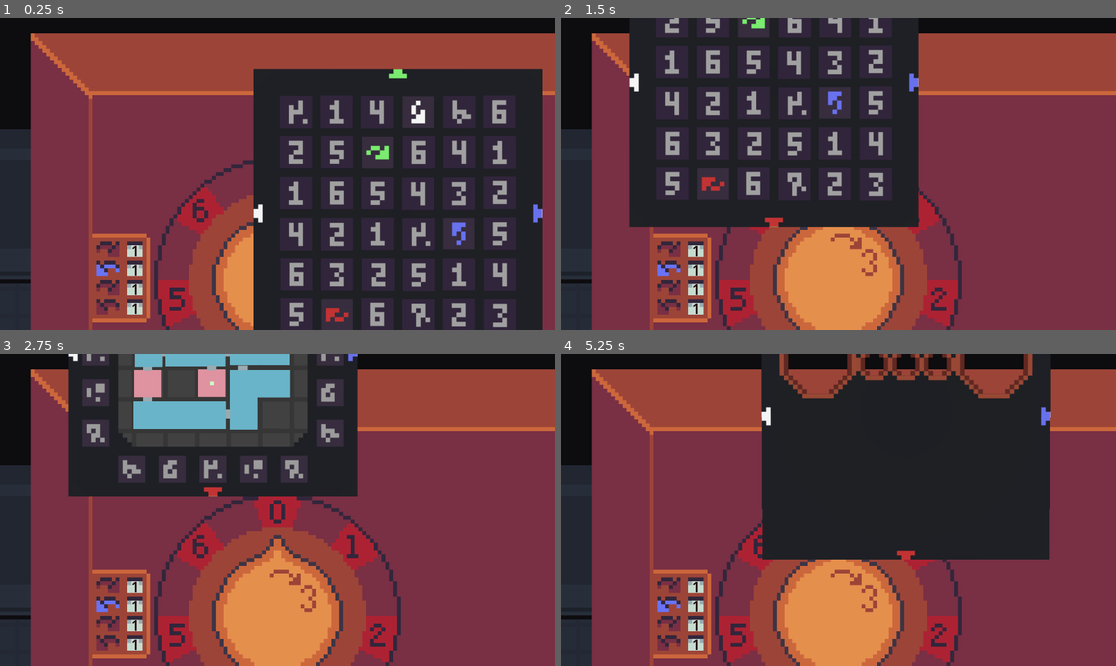
Above: before the commit, frames 1-4 (two rows, left to right).
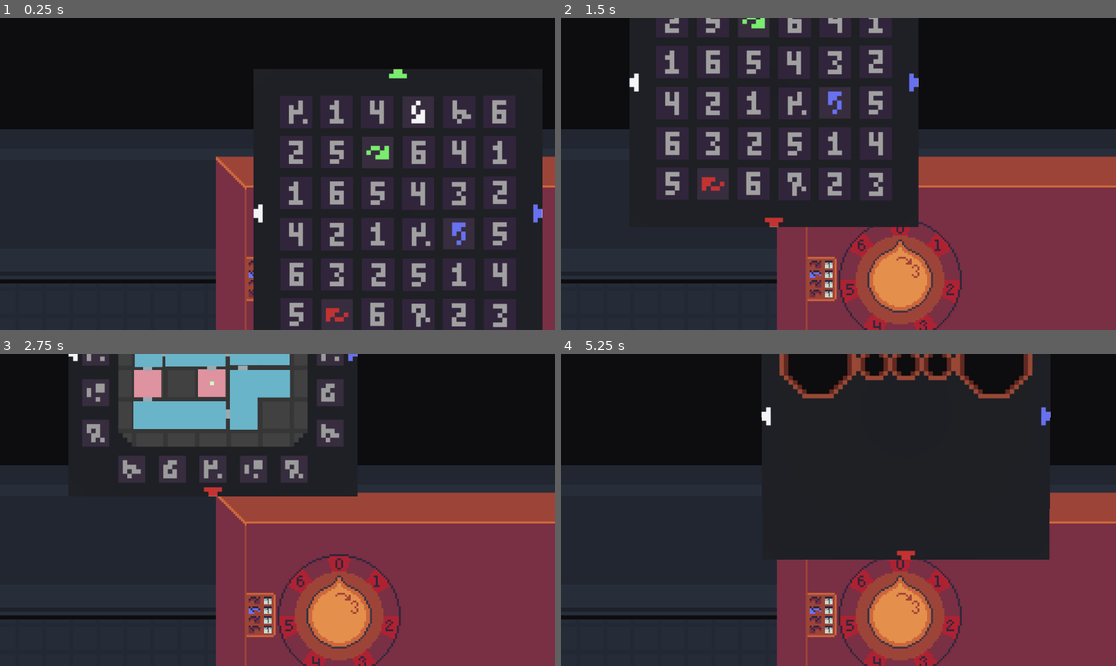
Above: after the commit, the same moments.

Repository: xill47/the-cube-game
Game: Godot game, scene res://main.tscn
Same seed, same stepped clock (60 frames per second), same inputs: the game is played once before the commit and once after it.
Inputs (mouse positions are in pixels of both pictures, inside the frame that each line leads up to):
- Up to frame 1 (0.25 s): no input
- Up to frame 2 (1.5 s): tap Enter at 0.5 s; drag from (1021, 276) to (838, 180) at 0.52 s; tap Space at 1.25 s; drag from (838, 280) to (838, 180) at 1.27 s
- Up to frame 3 (2.75 s): tap Enter at 2 s; move the mouse to (333, 441) at 2.02 s; hold D (move_right) from 2.03 s (still down); tap Q (rotate_ccw) at 2.1 s
- Up to frame 4 (5.25 s): release D (move_right) at 2.75 s; tap Space at 2.75, 4.25 s; drag from (810, 572) to (943, 634) at 2.77 s; tap Enter at 3.5 s; move the mouse to (1005, 556) at 3.52 s; press the mouse at (1005, 556) at 3.53 s; hold A (move_left) 3.53-4.25 s; release the mouse at (1005, 556) at 4.25 s; drag from (672, 463) to (916, 547) at 4.27 s; move the mouse to (866, 510) at 5.02 s; hold S (move_down) from 5.03 s (still down); hold Right mouse button (aim) from 5.03 s (still down); click (866, 510) at 5.17 s

The runs differ from the first frame. In frame 1, 44% of the frame differs, in the area x 5-100%, y 4-100%; in frame 2, 42%; in frame 3, 52%; in frame 4, 46%.

Commit message:
requested fixes

Diff:
--- a/rooms/locker_room/locker_room.tscn
+++ b/rooms/locker_room/locker_room.tscn
@@ -204,7 +204,6 @@
 [node name="LockerRoomPuzzle" parent="Puzzle" unique_id=1411646334 instance=ExtResource("8_vyeeh")]
 visible = false
 position = Vector2(446, 331)
-scale = Vector2(0.5, 0.5)
 
 [node name="CameraLogic" type="Node2D" parent="." unique_id=255117468]
 script = ExtResource("9_4pssc")
--- a/rooms/locker_room/locker_room_state.gd
+++ b/rooms/locker_room/locker_room_state.gd
@@ -5,22 +5,11 @@
 var door: DoorState
 
 @warning_ignore("shadowed_variable")
-static func create(plate1: PlateState, plate2: PlateState, door: DoorState) -> LockerRoomState:
+static func create(door: DoorState) -> LockerRoomState:
 	var state := LockerRoomState.new()
-	state.plates.push_back(plate1)
-	state.plates.push_back(plate2)
 	state.door = door
-	for plate in state.plates:
-		plate.changed.connect(state._on_plate_changed)
 	door.door_entered.connect(state._on_door_entered)
 	return state
 
-func _on_plate_changed() -> void:
-	var all_pressed := true
-	for plate: PlateState in plates:
-		all_pressed = plate.pressed and all_pressed
-	if all_pressed:
-		door.unlock()
-
 func _on_door_entered() -> void:
 	request_transition.emit(door)
--- a/rooms/locker_room/safe_puzzle/locker_room_puzzle.tscn
+++ b/rooms/locker_room/safe_puzzle/locker_room_puzzle.tscn
@@ -339,6 +339,7 @@
 radius = 256.0
 
 [node name="LockerRoomPuzzle" type="Node2D" unique_id=1411646334 node_paths=PackedStringArray("labels")]
+scale = Vector2(0.5, 0.5)
 script = ExtResource("1_4ckw7")
 code = Array[int]([3, -6, 4, -2])
 labels = [NodePath("SafeBack/SafeDoor/VBoxContainer/Number1"), NodePath("SafeBack/SafeDoor/VBoxContainer/Number2"), NodePath("SafeBack/SafeDoor/VBoxContainer/Number3"), NodePath("SafeBack/SafeDoor/VBoxContainer/Number4")]
--- a/rooms/room.gd
+++ b/rooms/room.gd
@@ -4,6 +4,3 @@
 
 @abstract
 func get_state() -> RoomState
-
-func request_connections() -> void:
-	pass
Not shown: 1 places in rooms/locker_room/locker_room.tscn that only renumber resources
